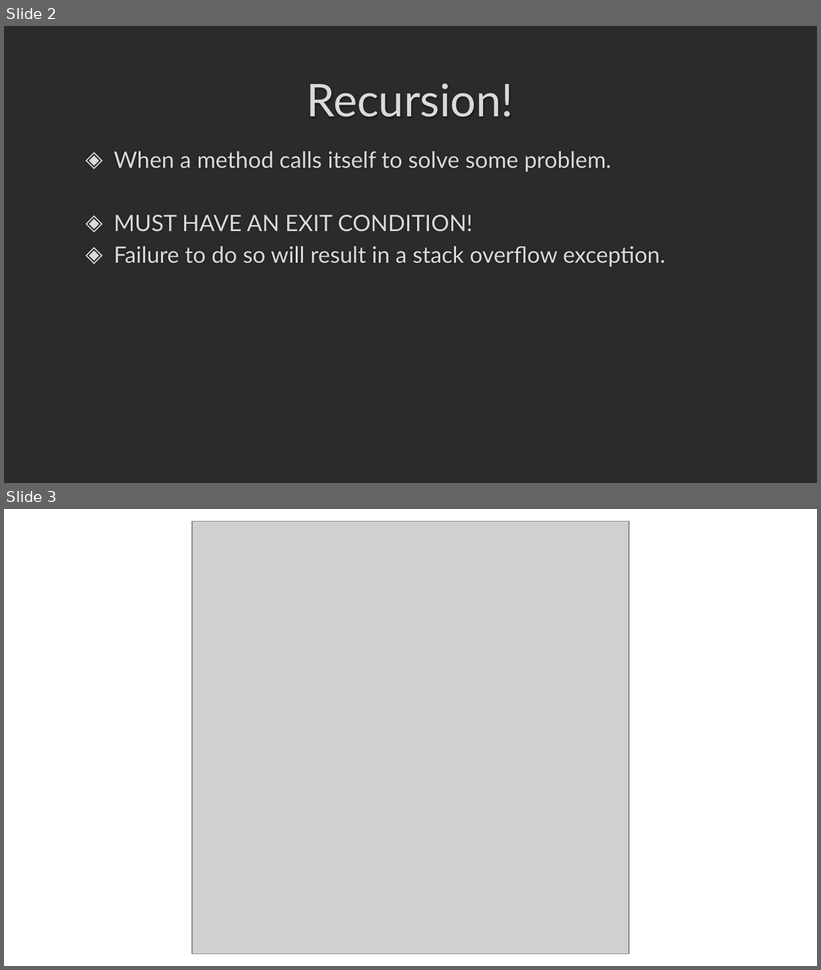
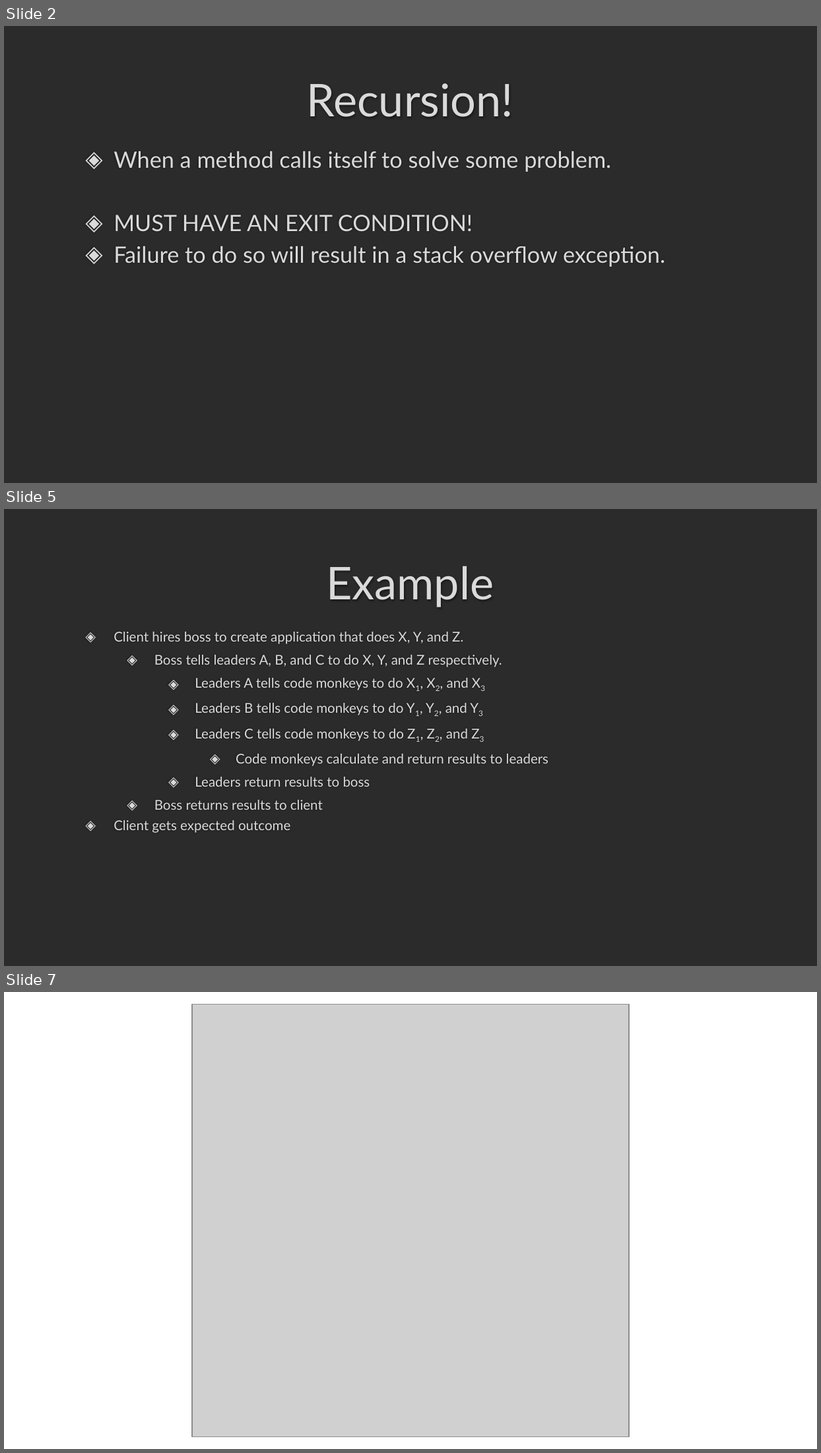
Before and after one commit to darrare/CS-3020, a slide deck: Documents/Powerpoints/3.1 Recursion.pptx. Shown one above the other, each under a label of ours: slides 2 and 3 before the commit, slides 2, 5 and 7 after it; the slides between them are not shown. The pictures are 821x970 and 821x1453 pixels, drawn with LibreOffice and Linux fonts; fonts in the diff are those of the drawing; grey boxes stand for pictures; background and template pictures are left out; a plain dark background stands for a picture behind light text. Boxes give left, top, right and bottom in pixels: in the first picture for what was removed or moved away, otherwise in the second. Text is boxed around its words. In the diff, an @@ line names an element or a change of style, - is before the commit and + after.

```diff
--- a/Documents/Powerpoints/3.1 Recursion.pptx
+++ b/Documents/Powerpoints/3.1 Recursion.pptx
@@ slide 5 added at (x1=4, y1=509, x2=817, y2=966), background picture (left out) @@
@@ title added at (x1=326, y1=566, x2=494, y2=607), 40 pt, text #DADADA @@
+Example
@@ text added at (x1=114, y1=632, x2=548, y2=833), 12 pt, text #DADADA @@
+◈ Client hires boss to create application that does X, Y, and Z.
+  ◈ Boss tells leaders A, B, and C to do X, Y, and Z respectively.
+    ◈ Leaders A tells code monkeys to do X1, X2, and X3
+    ◈ Leaders B tells code monkeys to do Y1, Y2, and Y3
+    ◈ Leaders C tells code monkeys to do Z1, Z2, and Z3
+      ◈ Code monkeys calculate and return results to leaders
+    ◈ Leaders return results to boss
+  ◈ Boss returns results to client
+◈ Client gets expected outcome
@@ what was slide 3 is now slide 7 @@
```
Also in this commit, not shown: 3 other slides added.
